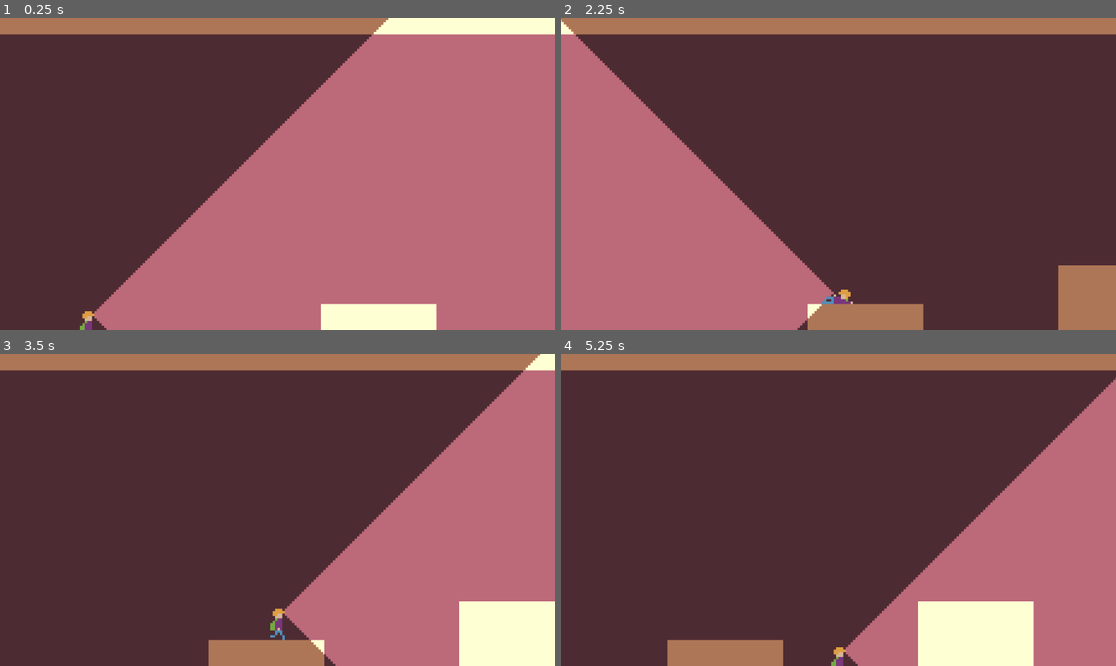
Above: before the commit, frames 1-4 (two rows, left to right).
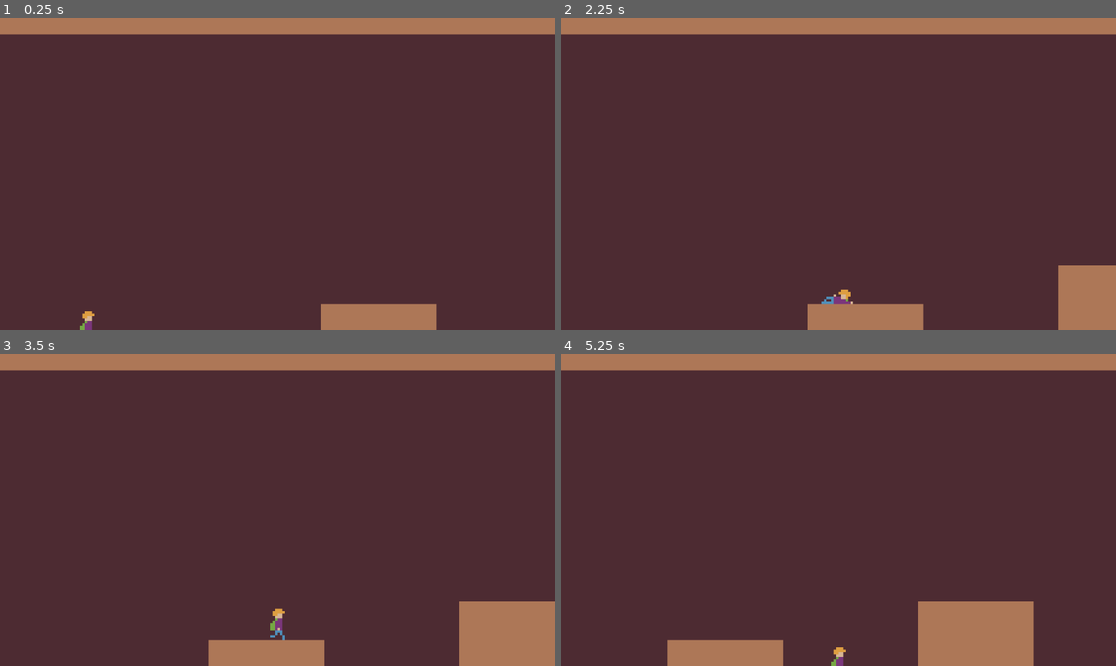
Above: after the commit, the same moments.

Repository: pidguit/Luminance
Game: Godot game, scene res://levels/level_1.tscn
Same seed, same stepped clock (60 frames per second), same inputs: the game is played once before the commit and once after it.
Inputs:
- Up to frame 1 (0.25 s): no input
- Up to frame 2 (2.25 s): tap Enter at 0.5 s; hold D (move_right) 0.53-2.03 s; tap Shift (slide) at 0.6, 1.35, 2.1 s; tap Space (jump) at 0.77, 1.52 s; hold A (move_left) from 2.03 s (still down)
- Up to frame 3 (3.5 s): release A (move_left) at 2.78 s; hold D (move_right) from 2.78 s (still down); tap Shift (slide) at 2.85 s; tap Space (jump) at 3.02 s
- Up to frame 4 (5.25 s): tap Shift (slide) at 3.6, 4.35, 5.1 s; tap Space (jump) at 3.77, 4.52 s; release D (move_right) at 4.28 s; hold A (move_left) 4.28-5.03 s; hold D (move_right) from 5.03 s (still down)

The runs differ from the first frame. In frame 1, 58% of the frame differs, in the area x 17-100%, y 0-100%; in frame 2, 27%; in frame 3, 29%; in frame 4, 24%.

Commit message:
fixed headlamp bugs and moved the tutorial text to the top of the level so it can be seen in browser

Diff:
--- a/label.gd
+++ b/label.gd
@@ -5,7 +5,7 @@
 var playerposition = 0
 var stuck = false
 
-var y_axis = 5
+var y_axis = -165
 var labeltext = [
 	"Welcome to Luminance!
 	you can walk with A + D or Arrow keys",
--- /dev/null
+++ b/levels/level_1.gd
@@ -0,0 +1,13 @@
+extends Node2D
+var player : Node2D
+
+# Called when the node enters the scene tree for the first time.
+func _ready() -> void:
+	player = get_node("Player")
+	player.brightness = "light"
+	pass # Replace with function body.
+
+
+# Called every frame. 'delta' is the elapsed time since the previous frame.
+func _process(_delta: float) -> void:
+	pass
--- a/levels/level_1.tscn
+++ b/levels/level_1.tscn
@@ -1,6 +1,7 @@
 [gd_scene format=4 uid="uid://7vc3bmoxmujc"]
 
 [ext_resource type="PackedScene" uid="uid://derdisym8tyb8" path="res://player.tscn" id="1_btoec"]
+[ext_resource type="Script" uid="uid://cd1xq0gs58snu" path="res://levels/level_1.gd" id="1_gwceb"]
 [ext_resource type="Script" uid="uid://byb7fsyphovwm" path="res://camera_2d.gd" id="2_gwceb"]
 [ext_resource type="FontFile" uid="uid://x7gr4onrdsh5" path="res://assets/MinimalFont5x7.ttf" id="3_l53as"]
 [ext_resource type="Script" uid="uid://bxly0xff6ypkh" path="res://label.gd" id="4_3sk1a"]
@@ -34,6 +35,7 @@
 sources/0 = SubResource("TileSetAtlasSource_3hotv")
 
 [node name="Tutorial Level" type="Node2D" unique_id=1422317871]
+script = ExtResource("1_gwceb")
 
 [node name="Player" parent="." unique_id=1973192305 instance=ExtResource("1_btoec")]
 position = Vector2(-125, -8)
--- a/player.gd
+++ b/player.gd
@@ -240,11 +240,18 @@
 # Sets collision based on what state is needed (can't do it in physics process)
 func set_collision(state):
 	$DefaultCollision.disabled = state != "default"
-	headlamp.enabled = (state == "default")
 	$SlideCollision.disabled = state != "slide"
-	slidingheadlamp.enabled = state == "slide"
 	$CrouchCollision.disabled = state != "crouch"
-	crouchingheadlamp.enabled = state == "crouch"
+	if brightness == "light":
+		headlamp.enabled = false
+		slidingheadlamp.enabled = false
+		crouchingheadlamp.enabled = false
+
+	elif brightness == "dark":
+		headlamp.enabled = (state == "default")
+		slidingheadlamp.enabled = (state == "slide")
+		crouchingheadlamp.enabled = (state == "crouch")
+
 
 # Checks if the player can stand up (make sure player doesn't get stuck after a slide)
 func can_stand_up():
@@ -261,11 +268,9 @@
 
 	if state == "dark":
 		list = dark
-		headlamp.enabled = true
 
 	else:
 		list = light
-		headlamp.enabled = false
 
 	if is_sliding:
 		set_collision("slide")
--- a/player.tscn
+++ b/player.tscn
@@ -248,20 +248,17 @@
 [node name="DefaultHeadLamp" type="PointLight2D" parent="." unique_id=131146573]
 z_index = 2
 position = Vector2(252, -3)
-energy = 1.44
 texture = ExtResource("4_hqtel")
 texture_scale = 0.2
 
 [node name="CrouchingHeadLamp" type="PointLight2D" parent="." unique_id=404729665]
 z_index = 2
 position = Vector2(252, 3)
-energy = 1.44
 texture = ExtResource("4_hqtel")
 texture_scale = 0.2
 
 [node name="SlidingHeadLamp" type="PointLight2D" parent="." unique_id=453067069]
 z_index = 2
 position = Vector2(249, 4)
-energy = 1.44
 texture = ExtResource("4_hqtel")
 texture_scale = 0.2
Not shown, added: levels/level_1.gd.uid
Not shown, changed: index.html
Not shown, changed: index.pck
